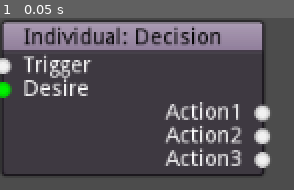
Above: before the commit, frame 1.
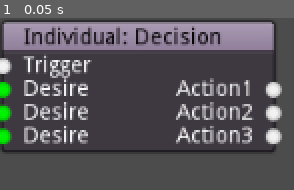
Above: after the commit, the same moment.

Repository: RiseRobotRise/JoyeuseCodeBase
Game: Godot game, scene res://Nodes/Inhibitors/Decision.tscn
The game is run twice, just before and just after one commit, with the same random seed, the same clock (stepped at 60 frames per second) and the same inputs. The project has no main scene, so this scene is started directly.
Inputs:
- Up to frame 1 (0.05 s): no input

The runs differ from the first frame. In frame 1, 15% of the frame differs, in the area x 0-96%, y 1-92%.

Commit message:
Node colour mismatch fixed

Diff:
--- a/Framework/Nodes.gd
+++ b/Framework/Nodes.gd
@@ -1,6 +1,6 @@
 extends Node
 
 const VECTOR = Color(0.5,0.2,0.2,1)
-const INT = Color(0.8,0.8,1,1)
+const INT = Color(0.8,0.3,1,1)
 const BOOL = Color(1,1,1,1)
 const FLOAT = Color(0,1,0,1)
--- a/Framework/Nodes/Actions/Walk.tscn
+++ b/Framework/Nodes/Actions/Walk.tscn
@@ -6,9 +6,8 @@
 
 
 func _ready():
-	set_slot(0,true,1,Color(1,1,1,1),false,1,Color(1,0,1,1))
-	set_slot(1,true,1,Color(1,0,1,1),false,1,Color(1,0,1,1))
-	set_slot(2,true,1,Color(1,0,1,1), false,1,Color(1,0,1,1))
+	set_slot(0,true,TYPE_BOOL,Nodes.BOOL,false,1,Color(1,0,1,1))
+	set_slot(1,true,TYPE_VECTOR3,Nodes.VECTOR,false,1,Color(1,0,1,1))
 
 # Called every frame. 'delta' is the elapsed time since the previous frame.
 #func _process(delta):
@@ -16,12 +15,12 @@
 "
 
 [node name="GraphNode" type="GraphNode"]
-margin_right = 32.0
-margin_bottom = 29.0
+margin_right = 75.0
+margin_bottom = 58.0
 title = "Walk"
 slot/0/left_enabled = true
 slot/0/left_type = 1
-slot/0/left_color = Color( 1, 0, 1, 1 )
+slot/0/left_color = Color( 1, 1, 1, 1 )
 slot/0/right_enabled = false
 slot/0/right_type = 1
 slot/0/right_color = Color( 1, 0, 1, 1 )
@@ -31,12 +30,6 @@
 slot/1/right_enabled = false
 slot/1/right_type = 1
 slot/1/right_color = Color( 1, 0, 1, 1 )
-slot/2/left_enabled = false
-slot/2/left_type = 0
-slot/2/left_color = Color( 1, 1, 1, 1 )
-slot/2/right_enabled = false
-slot/2/right_type = 0
-slot/2/right_color = Color( 1, 1, 1, 1 )
 script = SubResource( 1 )
 
 [node name="Label" type="Label" parent="."]
@@ -47,19 +40,11 @@
 hint_tooltip = "Trigger connection"
 text = "Trigger"
 
-[node name="Label2" type="Label" parent="."]
+[node name="VBoxContainer" type="VBoxContainer" parent="."]
 margin_left = 16.0
 margin_top = 38.0
 margin_right = 59.0
 margin_bottom = 52.0
-hint_tooltip = "Position in 3d space"
-text = "From"
-
-[node name="VBoxContainer" type="VBoxContainer" parent="."]
-margin_left = 16.0
-margin_top = 53.0
-margin_right = 59.0
-margin_bottom = 67.0
 
 [node name="Label2" type="Label" parent="VBoxContainer"]
 margin_right = 43.0
--- a/Framework/Nodes/GraphNode.gd
+++ b/Framework/Nodes/GraphNode.gd
@@ -3,7 +3,6 @@
 
 func _ready():
 	set_slot(0, true, TYPE_BOOL, Nodes.BOOL, false,0, Color(0,1,0,1))
-	set_slot(1, true, TYPE_REAL, Nodes.FLOAT, false, 0 , Color(0,1,0,1))
-	set_slot(2, false, 0, Color(1,1,1,1), true, TYPE_BOOL, Nodes.BOOL)
-	set_slot(3, false, 0, Color(1,1,1,1), true, TYPE_BOOL, Nodes.BOOL)
-	set_slot(4, false, 0, Color(1,1,1,1), true, TYPE_BOOL, Nodes.BOOL)
+	set_slot(1, true, TYPE_REAL, Nodes.FLOAT, true, TYPE_BOOL, Nodes.BOOL)
+	set_slot(2, true, TYPE_REAL, Nodes.FLOAT, true, TYPE_BOOL, Nodes.BOOL)
+	set_slot(3, true, TYPE_REAL, Nodes.FLOAT, true, TYPE_BOOL, Nodes.BOOL)
--- a/Framework/Nodes/Inhibitors/Decision.tscn
+++ b/Framework/Nodes/Inhibitors/Decision.tscn
@@ -31,53 +31,98 @@
 slot/3/right_enabled = false
 slot/3/right_type = 0
 slot/3/right_color = Color( 1, 1, 1, 1 )
-slot/4/left_enabled = false
-slot/4/left_type = 0
-slot/4/left_color = Color( 1, 1, 1, 1 )
-slot/4/right_enabled = false
-slot/4/right_type = 0
-slot/4/right_color = Color( 1, 1, 1, 1 )
 script = ExtResource( 1 )
 
 [node name="stim1" type="Label" parent="."]
 margin_left = 16.0
 margin_top = 24.0
-margin_right = 156.0
+margin_right = 163.0
 margin_bottom = 38.0
 text = "Trigger"
 
-[node name="stim2" type="Label" parent="."]
+[node name="HBoxContainer" type="HBoxContainer" parent="."]
 margin_left = 16.0
 margin_top = 38.0
-margin_right = 156.0
+margin_right = 163.0
 margin_bottom = 52.0
-grow_horizontal = 2
-grow_vertical = 2
+
+[node name="stim3" type="Label" parent="HBoxContainer"]
+margin_right = 42.0
+margin_bottom = 14.0
 text = "Desire"
+align = 2
+valign = 3
 
-[node name="stim3" type="Label" parent="."]
-margin_left = 16.0
-margin_top = 53.0
-margin_right = 156.0
-margin_bottom = 67.0
+[node name="stim5" type="Label" parent="HBoxContainer"]
+margin_left = 46.0
+margin_right = 94.0
+margin_bottom = 14.0
+text = "     	       "
+align = 2
+valign = 3
+
+[node name="stim4" type="Label" parent="HBoxContainer"]
+margin_left = 98.0
+margin_right = 147.0
+margin_bottom = 14.0
 text = "Action1"
 align = 2
 valign = 3
 
-[node name="stim4" type="Label" parent="."]
+[node name="HBoxContainer2" type="HBoxContainer" parent="."]
 margin_left = 16.0
-margin_top = 68.0
-margin_right = 156.0
-margin_bottom = 82.0
+margin_top = 53.0
+margin_right = 163.0
+margin_bottom = 67.0
+
+[node name="stim3" type="Label" parent="HBoxContainer2"]
+margin_right = 42.0
+margin_bottom = 14.0
+text = "Desire"
+align = 2
+valign = 3
+
+[node name="stim5" type="Label" parent="HBoxContainer2"]
+margin_left = 46.0
+margin_right = 94.0
+margin_bottom = 14.0
+text = "     	       "
+align = 2
+valign = 3
+
+[node name="stim4" type="Label" parent="HBoxContainer2"]
+margin_left = 98.0
+margin_right = 147.0
+margin_bottom = 14.0
 text = "Action2"
 align = 2
 valign = 3
 
-[node name="stim5" type="Label" parent="."]
+[node name="HBoxContainer3" type="HBoxContainer" parent="."]
 margin_left = 16.0
-margin_top = 83.0
-margin_right = 156.0
-margin_bottom = 97.0
+margin_top = 68.0
+margin_right = 163.0
+margin_bottom = 82.0
+
+[node name="stim3" type="Label" parent="HBoxContainer3"]
+margin_right = 42.0
+margin_bottom = 14.0
+text = "Desire"
+align = 2
+valign = 3
+
+[node name="stim5" type="Label" parent="HBoxContainer3"]
+margin_left = 46.0
+margin_right = 94.0
+margin_bottom = 14.0
+text = "     	       "
+align = 2
+valign = 3
+
+[node name="stim4" type="Label" parent="HBoxContainer3"]
+margin_left = 98.0
+margin_right = 147.0
+margin_bottom = 14.0
 text = "Action3"
 align = 2
 valign = 3
--- a/Framework/Nodes/Inhibitors/Preservation.tscn
+++ b/Framework/Nodes/Inhibitors/Preservation.tscn
@@ -5,7 +5,7 @@
 extends GraphNode
 
 func _ready():
-	set_slot(0,true,3,Color(1,1,1,1),false, TYPE_REAL, Nodes.FLOAT)
+	set_slot(0,true,TYPE_REAL,Nodes.FLOAT,false, TYPE_REAL, Nodes.FLOAT)
 	set_slot(1,false,1,Color(1,1,1,1),true, TYPE_BOOL, Nodes.BOOL)
 	set_slot(2,false,1,Color(1,1,1,1),true, TYPE_BOOL, Nodes.BOOL)"
 
--- a/Framework/Nodes/Stimulus/Onsight.tscn
+++ b/Framework/Nodes/Stimulus/Onsight.tscn
@@ -7,7 +7,7 @@
 func _ready():
 	set_slot(0,false,7,Color(1,1,0.5,1),true,TYPE_BOOL,Nodes.BOOL)
 	set_slot(1,false,7,Color(1,1,0.5,1),true,TYPE_VECTOR3,Nodes.VECTOR)
-	set_slot(2,false,7,Color(1,1,0.5,1),true,TYPE_VECTOR3,Nodes.VECTOR)
+	set_slot(2,false,7,Color(1,1,0.5,1),true,TYPE_INT,Nodes.INT)
 	"
 
 [node name="GraphNode" type="GraphNode"]
